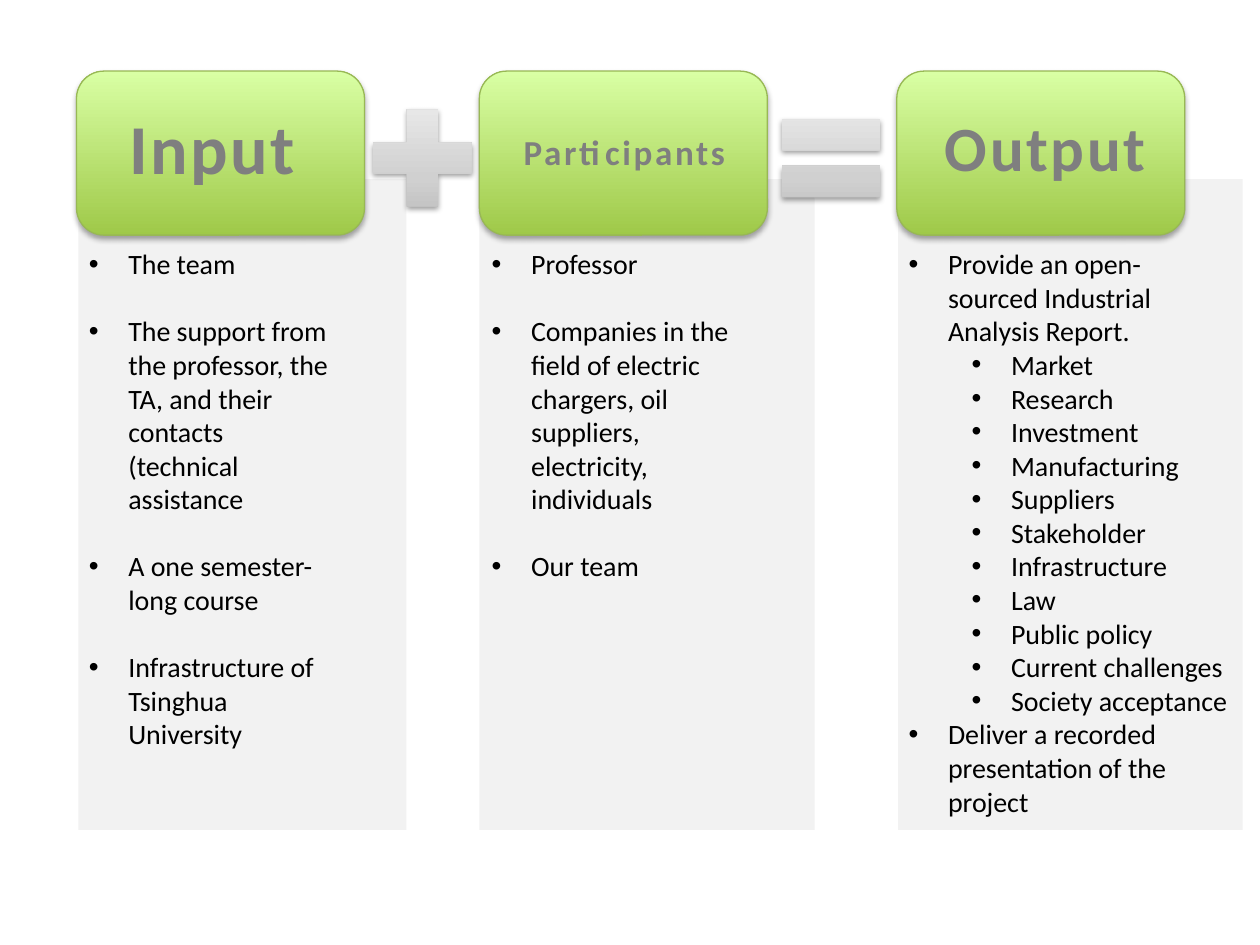
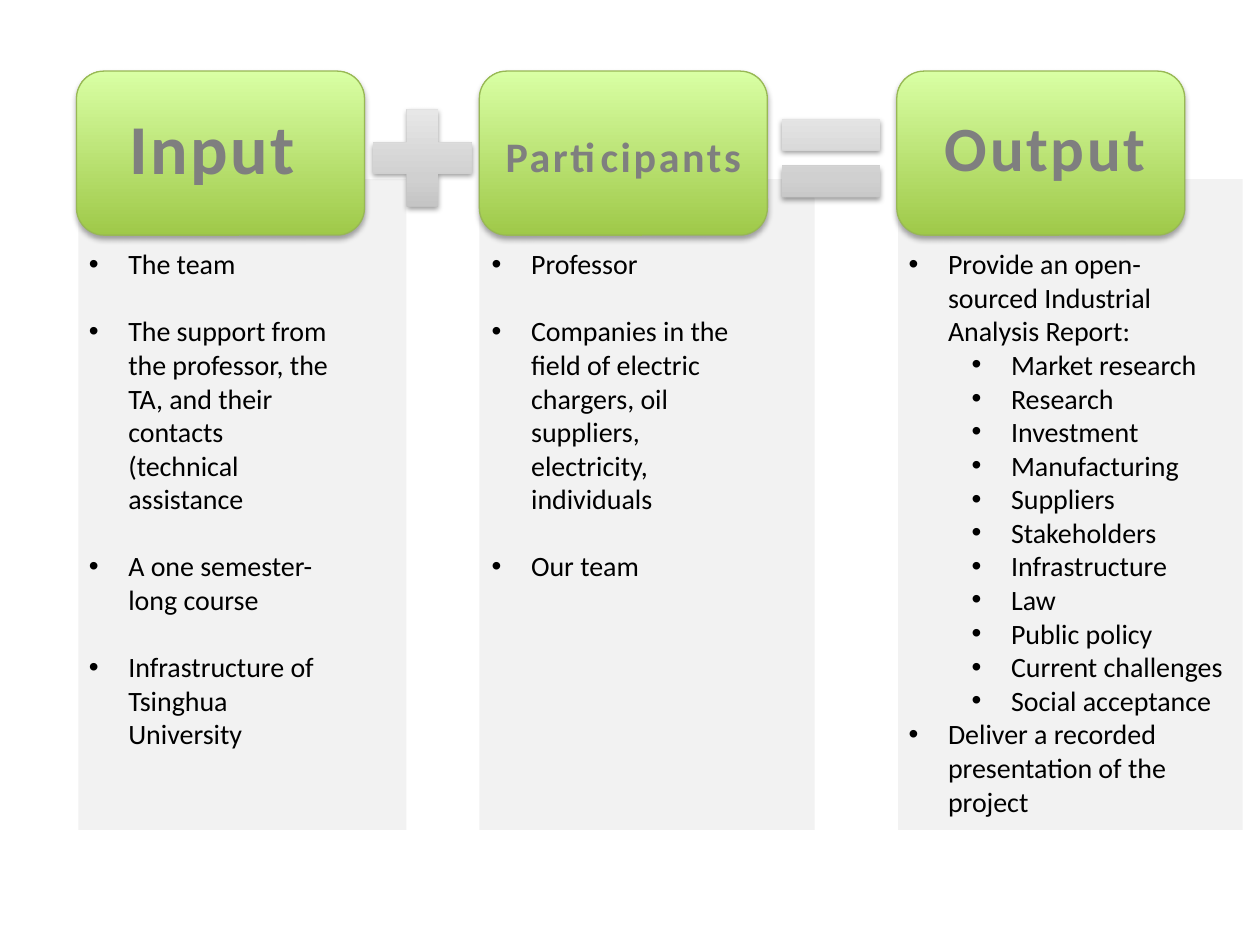
Before and after one commit to VincentHenric/GMS_group5, a slide deck: slide 6 of Group presentation LEADS updated.pptx. Drawn at 1260x945 pixels with LibreOffice and Linux fonts; fonts in the diff are those of the drawing; background and template pictures are left out. Boxes give left, top, right and bottom in pixels: in the first picture for what was removed or moved away, otherwise in the second. Text is boxed around its words. In the diff, an @@ line names an element or a change of style, - is before the commit and + after.

```diff
--- a/Group presentation LEADS updated.pptx
+++ b/Group presentation LEADS updated.pptx
@@ text "Participants" moved from (x1=503, y1=123, x2=745, y2=179) to (x1=479, y1=123, x2=767, y2=186) @@
@@ text "Participants" at (x1=479, y1=123, x2=767, y2=186): size 20 to 24 pt @@
@@ text at (x1=948, y1=254, x2=1196, y2=376): text changed @@
-• Provide an open-sourced Industrial Analysis Report.
-  • Market
+• Provide an open-sourced Industrial Analysis Report:
+  • Market research
@@ text at (x1=1011, y1=523, x2=1156, y2=544): text changed @@
-  • Stakeholder
+  • Stakeholders
@@ text at (x1=1011, y1=691, x2=1211, y2=716): text changed @@
-  • Society acceptance
+  • Social acceptance
```
Also in this commit, not shown: 2 other slides changed.
